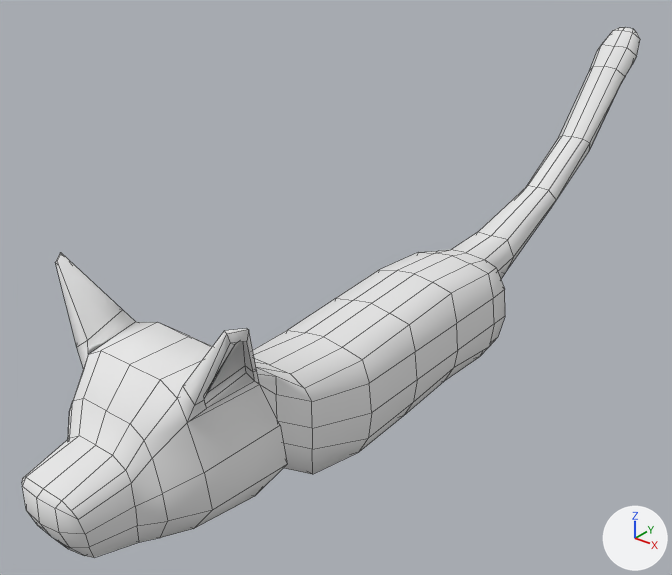
A saved change to the Blender file objects/Originals/Cat.blend.
Before and after are seen from a 50 mm camera at (6.49, -8.86, 8.19) aimed at (-0.81, 0.26, 2.53). Every picture has the same lights, and +X, +Y and +Z are marked at lower right. Mesh edges are drawn as thin lines.

The older version as bpy lines, for what is in view:
```python
mat_material = diffuse_material('Material')
mat_material.base_color = (0.8, 0.8, 0.8)  # white #e7e7e7
me_cube = bpy.data.meshes.new('Cube')
me_cube.from_pydata(...)  # 176 vertices, 152 faces; spans x 0.0..1.35, y -5.2..7.6, z -0.93..3.4
me_cube.polygons.foreach_set('use_smooth', [True] * 152)
me_cube.materials.append(mat_material)  # white #e7e7e7
# before: 40 (1.06, -2.98, 0.99) at pixel (280, 425), 74 (1.13, -2.98, 0.54) at pixel (287, 464)
ob_cube = bpy.data.objects.new('Cube', me_cube)
ob_cube.location = (0.0, 0.0, 1.77)
_m = ob_cube.modifiers.new('Mirror', 'MIRROR')
_m.use_clip = True
```
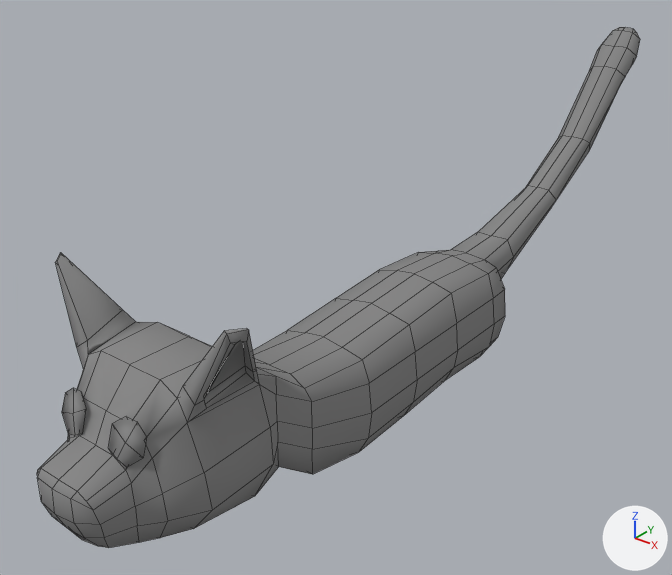
Where the change shows, as pixel boxes (x1, y1, x2, y2) in the pictures (672 x 575 px; the box of a moved part takes in the faces that stretch with it):
'Cube', recoloured, reshaped (white to grey): before (22, 27, 640, 558); after (37, 27, 640, 548)
part 1 of me_cube, moved or reshaped: before (188, 385, 287, 528); after (188, 385, 279, 528)
part 2 of me_cube, built on: before (22, 351, 177, 558); after (37, 351, 177, 548)

What changed in the scene script:
```text
Change mat_material:
    mat_material.base_color: (0.8, 0.8, 0.8) -> (0.253, 0.253, 0.253)  # white #e7e7e7 -> grey #8a8a8a
Change me_cube:
    used by ob_cube; location = (0.0, 0.0, 1.77)
    verts and faces of me_cube; kept vertices keep their numbers, new ones are numbered from 176
    remove me_cube.from_pydata(...)  # 176 vertices, 152 faces; spans x 0.0..1.35, y -5.2..7.6, z -0.93..3.4
    add me_cube.from_pydata(...)  # 189 vertices, 163 faces; spans x 0.0..1.35, y -5.03..7.6, z -0.93..3.4
    me_cube part 1
    add verts[40] = (1.0, -3.07, 0.99)  # moved, pixel (270, 427)
    add verts[74] = (1.02, -3.07, 0.54)  # moved, pixel (273, 464)
    me_cube part 2
    5 faces are deleted
    15 vertices in x 0.0..0.46, y -5.2..-4.96, z 0.14..0.96 move by (0.0, 0.17, 0.0)
    13 vertices are added at x 0.2..0.62, y -4.48..-4.31, z 1.05..1.51
    16 new faces join them
```
